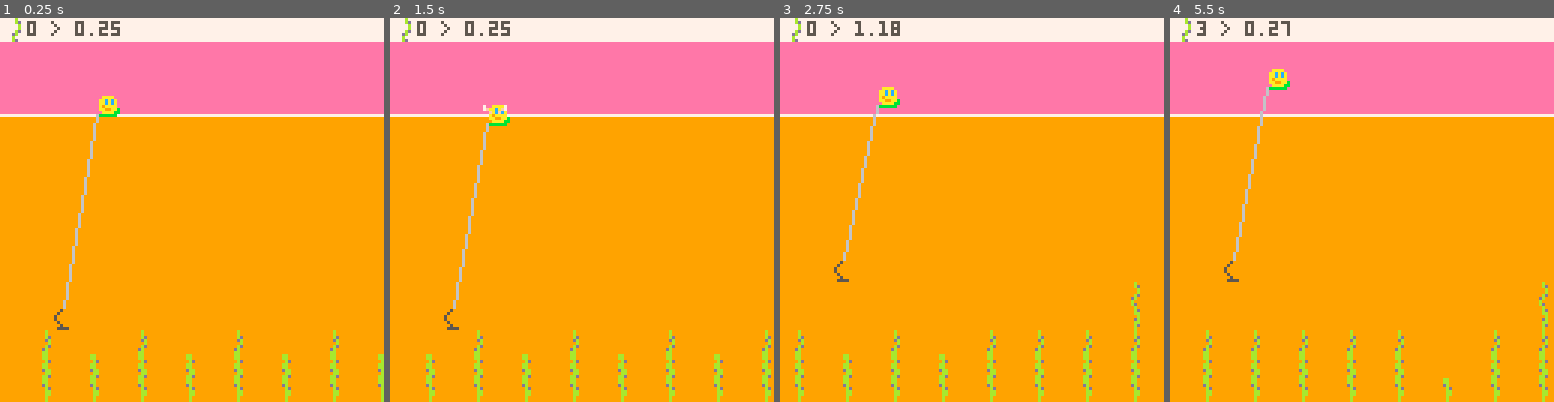
Above: before the commit, frames 1-4 (left to right).
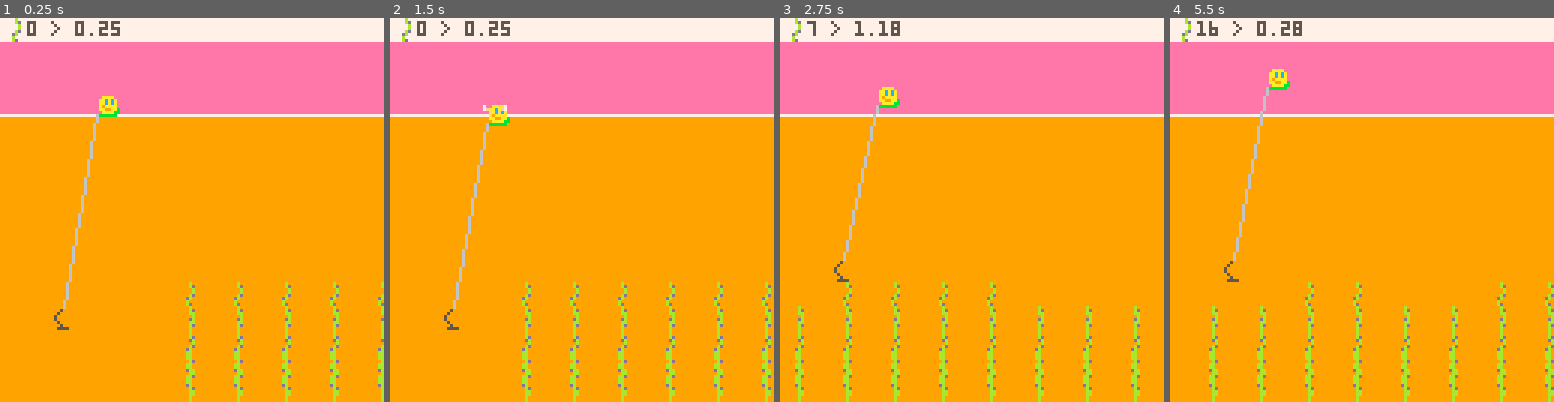
Above: after the commit, the same moments.

Repository: broquaint/pico8-carts
Game: PICO-8 cartridge eggjam18.p8
The game is run twice, just before and just after one commit, with the same random seed, the same clock (stepped at 60 frames per second) and the same inputs.
Inputs:
- Up to frame 1 (0.25 s): no input
- Up to frame 2 (1.5 s): tap X (X key) at 0.33, 1.07 s; tap O (Z key) at 0.7 s
- Up to frame 3 (2.75 s): hold Right 1.6-2.1 s; tap O (Z key) at 1.7, 2.1, 2.5 s; tap X (X key) at 1.85 s; hold Up 2.15-2.42 s; hold Right from 2.47 s (still down)
- Up to frame 4 (5.5 s): tap O (Z key) every 0.4 s from 2.9 to 5.3 s; tap X (X key) at 2.97, 4.08, 5.2 s; release Right at 3.03 s; hold Left 3.08-3.58 s; hold Down 3.63-3.97 s; hold Right 4.02-4.68 s; hold Up 4.73-5.03 s; hold Left from 5.08 s (still down)

The runs differ from the first frame. In frame 1, 1.7% of the frame differs, in the area x 10-100%, y 68-100%; in frame 2, 1.6%; in frame 3, 1.1%; in frame 4, 5.7%, in the area x 7-100%, y 0-100%.

Commit message:
Start of structured levels
The small amount of structure shows some promise but needs a lot of
work.

Also committing some an experiment in having catch height produce a
tone. It might work out but wants probably more work than I have time.

Diff:
--- a/eggjam18.p8
+++ b/eggjam18.p8
@@ -49,14 +49,27 @@
          cooling_down = false,
    })
 
+   lvl = {
+      0,0,0,
+      5,5,5,5,5,5,
+      4,4,4,4,4,4,
+      5,5,4,4,5,5,
+      0,0,0,
+      4,4,4,4,4,4,
+      3,3,4,4,3,3,
+      0,0,0,
+      5,5,4,4,5,5,
+      4,4,5,5,4,4,
+      3,3,2,2,3,3,
+      3,2,2,2,2,3,
+   }
    level = {}
-   for i = 1,128 do
+   for i,h in pairs(lvl) do
       add(level, make_obj({
                 x = 16 * i,
-                y = 121,
-                height = i % 2 == 0 and randx(5) or 3,
-                collected = false,
-                flipped = rnd() < 0.51,
+                -- y = 121,
+                height = h,
+                collected = false
       }))
    end
 
@@ -110,12 +123,13 @@
          if ny2 > swtop then
             local newh = max(0,(flr((127-ny2)/8)))
             local delta = sw.height - newh
+            --sfx(sw.height-1)
             player.points += sw.height - delta
             sw.height = newh
             -- Slow down the player if too much seaweed is cut down
-            if delta > 1 then
-               player.speed_x *= (1 - (0.15 * delta))
-            end
+            -- if delta > 1 then
+            --    player.speed_x *= (1 - (0.15 * delta))
+            -- end
             break
          end
       end
Not shown, changed: the sound effects (__sfx__) section of eggjam18.p8
